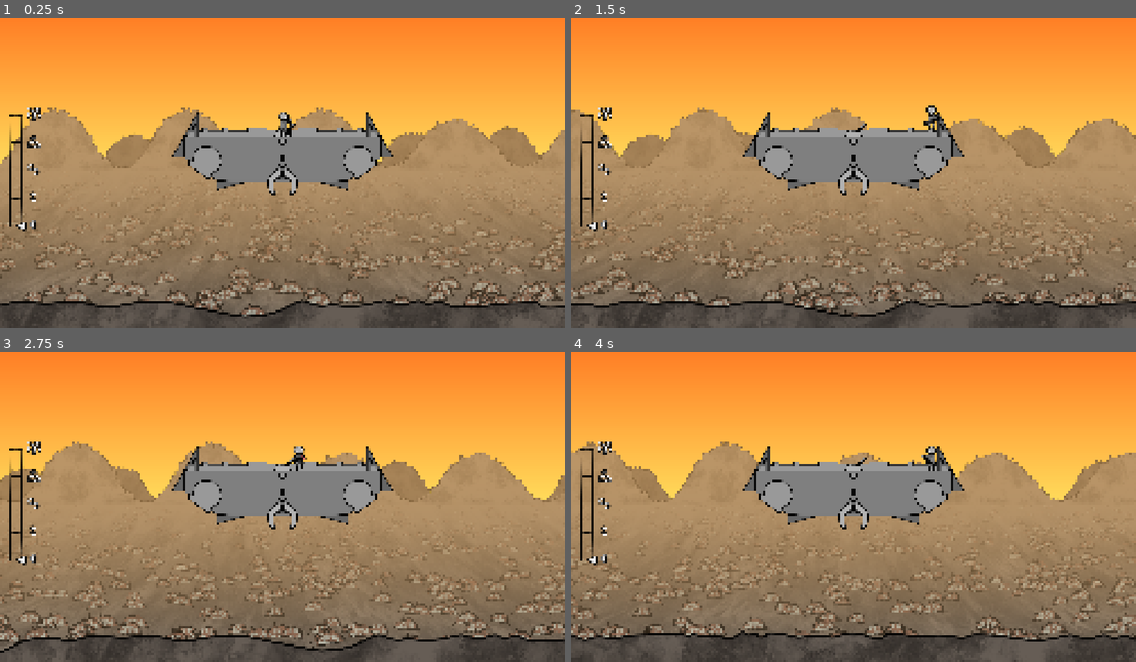
Above: before the commit, frames 1-4 (two rows, left to right).
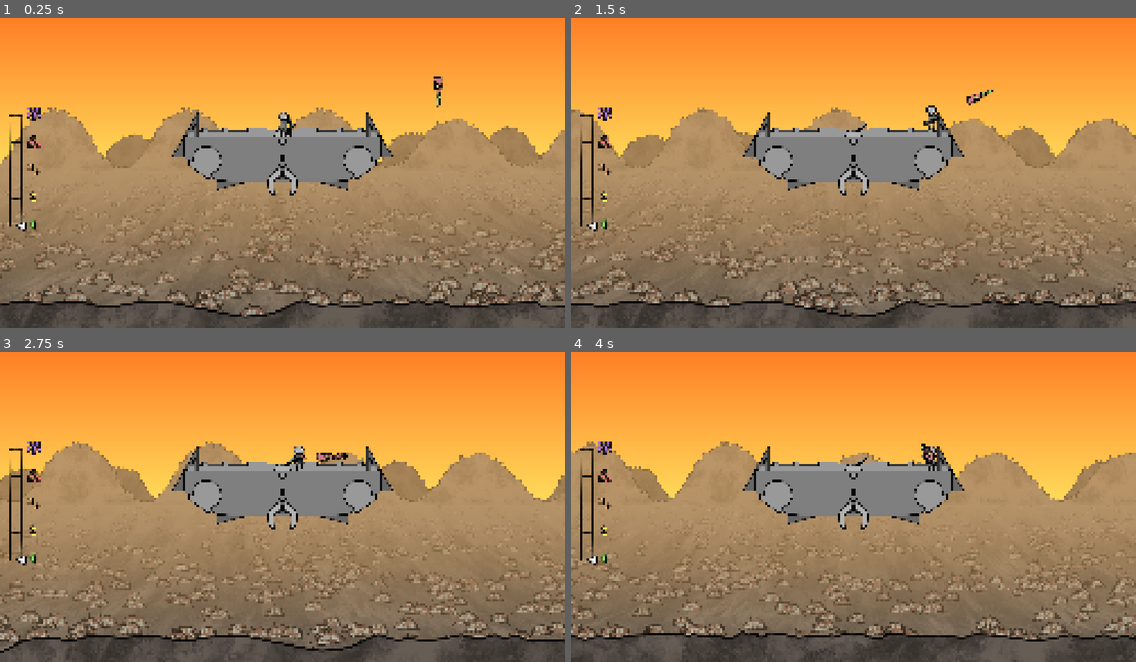
Above: after the commit, the same moments.

Repository: Syntinulls/Magnetide
Game: Godot game, scene res://_project/level/level.tscn
Two runs of this game, one before a commit and one after it. Both use one fixed random seed, a clock stepped at 60 frames per second and the inputs below. The engine's default icon, where the game draws it, is replaced by a stand-in: a white triangle on a blue panel in a dark square.
Inputs (mouse positions are in pixels of both pictures, inside the frame that each line leads up to):
- Up to frame 1 (0.25 s): no input
- Up to frame 2 (1.5 s): move the mouse to (977, 154) at 0.52 s; press the mouse at (977, 154) at 0.53 s; hold D (move_right) from 0.53 s (still down); tap Space (move_jump) at 0.77 s; tap Q (swap_weapon) at 0.8, 1.35 s; move the mouse to (740, 185) at 1.27 s; release the mouse at (740, 185) at 1.28 s
- Up to frame 3 (2.75 s): tap Space (move_jump) at 1.52 s; click (169, 519) at 1.55 s; move the mouse to (339, 432) at 2.02 s; release D (move_right) at 2.03 s; hold A (move_left) from 2.03 s (still down); hold E (interact) from 2.03 s (still down); tap Q (swap_weapon) at 2.3 s
- Up to frame 4 (4 s): move the mouse to (825, 565) at 2.77 s; release A (move_left) at 2.78 s; release E (interact) at 2.78 s; hold D (move_right) from 2.78 s (still down); click (825, 565) at 2.85 s; tap Space (move_jump) at 3.02, 3.77 s; move the mouse to (1023, 550) at 3.52 s; tap Q (swap_weapon) at 3.6 s

The runs differ from the first frame. In frame 1, 0.2% of the frame differs, in the area x 4-79%, y 18-69%; in frame 2, 0.2%; in frame 3, 0.2%, in the area x 4-62%, y 28-69%; in frame 4, 0.2%.

Commit message:
add enemy system with priority-based targeting, state machine (alive/attacking/dead), EnemyData resource for stats/animations, white flash damage feedback shader, health-based retargeting, worm enemy with attack/fly/dead sprites, and collision/detection range mechanics

Diff:
--- /dev/null
+++ b/_project/enemies/enemy.gd
@@ -0,0 +1,233 @@
+extends CharacterBody2D
+class_name Enemy
+
+signal died
+
+enum State { ALIVE, ATTACKING, DEAD }
+
+## Shared priority table mapping group names to priority values.
+## Higher value = higher priority target. Enemies prefer targets in
+## higher-priority groups when multiple are in detection range.
+const TARGET_PRIORITIES: Dictionary = {
+	"target_high": 100,
+	"target_medium": 50,
+	"target_low": 10,
+}
+
+@export var data: EnemyData
+
+var state: State = State.ALIVE
+var current_target: Node2D = null
+var current_health: float = 0.0
+
+var _attack_timer: float = 0.0
+var _death_timer: float = 0.0
+var _anim_timer: float = 0.0
+var _anim_frame: int = 0
+var _flash_tween: Tween = null
+
+@onready var sprite: Sprite2D = $Sprite
+@onready var collision_shape: CollisionShape2D = $CollisionShape2D
+
+
+func _ready() -> void:
+	add_to_group("enemies")
+	if not data:
+		push_warning("Enemy has no EnemyData assigned.")
+		return
+	current_health = data.max_health
+	_apply_data()
+
+
+func _physics_process(delta: float) -> void:
+	if not data:
+		return
+	match state:
+		State.ALIVE:
+			_process_alive(delta)
+		State.ATTACKING:
+			_process_attacking(delta)
+		State.DEAD:
+			_process_dead(delta)
+
+
+func _apply_data() -> void:
+	var shape := collision_shape.shape as CircleShape2D
+	if shape:
+		shape = shape.duplicate()
+		shape.radius = data.collision_radius
+		collision_shape.shape = shape
+	_set_animation(data.move_spritesheet, data.move_frames)
+
+
+# -- State Processing --------------------------------------------------------
+
+func _process_alive(delta: float) -> void:
+	_find_target()
+	if current_target and is_instance_valid(current_target):
+		var dist := global_position.distance_to(current_target.global_position)
+		if dist <= data.attack_range:
+			_enter_state(State.ATTACKING)
+			return
+		var direction := (current_target.global_position - global_position).normalized()
+		velocity = direction * data.movement_speed
+		_rotate_toward_target()
+	else:
+		velocity = Vector2.ZERO
+	_animate(delta, data.move_spritesheet, data.move_frames, data.move_fps)
+	move_and_slide()
+
+
+func _process_attacking(delta: float) -> void:
+	velocity = Vector2.ZERO
+	if not current_target or not is_instance_valid(current_target):
+		_enter_state(State.ALIVE)
+		return
+
+	# Retarget if health is low and a higher-priority target exists
+	if data.max_health > 0.0 and current_health / data.max_health <= data.retarget_health_ratio:
+		var better := _find_higher_priority_target()
+		if better:
+			current_target = better
+			_enter_state(State.ALIVE)
+			return
+
+	# Chase again if target left attack range (with small buffer)
+	var dist := global_position.distance_to(current_target.global_position)
+	if dist > data.attack_range * 1.5:
+		_enter_state(State.ALIVE)
+		return
+
+	_rotate_toward_target()
+	_attack_timer += delta
+	if _attack_timer >= data.attack_interval:
+		_attack_timer -= data.attack_interval
+		_deal_damage()
+	_animate(delta, data.attack_spritesheet, data.attack_frames, data.attack_fps)
+
+
+func _process_dead(delta: float) -> void:
+	velocity = Vector2.ZERO
+	_death_timer += delta
+	_animate(delta, data.death_spritesheet, data.death_frames, data.death_fps)
+	if _death_timer >= data.death_linger_time:
+		queue_free()
+
+
+func _enter_state(new_state: State) -> void:
+	state = new_state
+	_anim_frame = 0
+	_anim_timer = 0.0
+	match new_state:
+		State.ATTACKING:
+			_attack_timer = 0.0
+		State.DEAD:
+			_death_timer = 0.0
+			collision_shape.set_deferred("disabled", true)
+			_set_animation(data.death_spritesheet, data.death_frames)
+			died.emit()
+
+
+# -- Damage -------------------------------------------------------------------
+
+func take_damage(amount: float) -> void:
+	if state == State.DEAD:
+		return
+	current_health -= amount
+	_flash_white()
+	if current_health <= 0.0:
+		_enter_state(State.DEAD)
+
+
+func _flash_white() -> void:
+	if _flash_tween:
+		_flash_tween.kill()
+	var mat := sprite.material as ShaderMaterial
+	if mat:
+		mat.set_shader_parameter("flash_intensity", 1.0)
+		_flash_tween = create_tween()
+		_flash_tween.tween_property(mat, "shader_parameter/flash_intensity", 0.0, 0.15)
+
+
+func _deal_damage() -> void:
+	if current_target and current_target.has_method("take_damage"):
+		current_target.take_damage(data.damage)
+
+
+# -- Targeting ----------------------------------------------------------------
+
+func _find_target() -> void:
+	var best_target: Node2D = null
+	var best_priority: int = -1
+	var best_distance: float = INF
+
+	for group_name: String in TARGET_PRIORITIES:
+		var priority: int = TARGET_PRIORITIES[group_name]
+		for node: Node in get_tree().get_nodes_in_group(group_name):
+			if node is Node2D:
+				var dist := global_position.distance_to(node.global_position)
+				if dist <= data.detection_range:
+					if priority > best_priority or (priority == best_priority and dist < best_distance):
+						best_target = node as Node2D
+						best_priority = priority
+						best_distance = dist
+	current_target = best_target
+
+
+func _find_higher_priority_target() -> Node2D:
+	var current_pri := _get_target_priority(current_target)
+	var best_target: Node2D = null
+	var best_priority: int = current_pri
+	var best_distance: float = INF
+
+	for group_name: String in TARGET_PRIORITIES:
+		var priority: int = TARGET_PRIORITIES[group_name]
+		if priority <= current_pri:
+			continue
+		for node: Node in get_tree().get_nodes_in_group(group_name):
+			if node is Node2D:
+				var dist := global_position.distance_to(node.global_position)
+				if dist <= data.detection_range:
+					if priority > best_priority or (priority == best_priority and dist < best_distance):
+						best_target = node as Node2D
+						best_priority = priority
+						best_distance = dist
+	return best_target
+
+
+func _get_target_priority(target: Node2D) -> int:
+	if not target:
+		return -1
+	for group_name: String in TARGET_PRIORITIES:
+		if target.is_in_group(group_name):
+			return TARGET_PRIORITIES[group_name]
+	return -1
+
+
+# -- Animation ----------------------------------------------------------------
+
+func _set_animation(spritesheet: Texture2D, frames: int) -> void:
+	sprite.texture = spritesheet
+	sprite.hframes = frames
+	sprite.frame = 0
+	_anim_frame = 0
+	_anim_timer = 0.0
+
+
+func _animate(delta: float, spritesheet: Texture2D, frames: int, fps: float) -> void:
+	if sprite.texture != spritesheet:
+		_set_animation(spritesheet, frames)
+	if frames <= 1 or fps <= 0.0:
+		return
+	_anim_timer += delta
+	var frame_duration := 1.0 / fps
+	while _anim_timer >= frame_duration:
+		_anim_timer -= frame_duration
+		_anim_frame = (_anim_frame + 1) % frames
+	sprite.frame = _anim_frame
+
+
+func _rotate_toward_target() -> void:
+	if current_target and is_instance_valid(current_target):
+		var angle := global_position.angle_to_point(current_target.global_position)
+		rotation = angle + PI / 2.0
--- /dev/null
+++ b/_project/enemies/enemy.tscn
@@ -0,0 +1,22 @@
+[gd_scene format=3]
+
+[ext_resource type="Script" path="res://_project/enemies/enemy.gd" id="1_script"]
+[ext_resource type="Shader" path="res://_project/enemies/enemy_flash.gdshader" id="2_shader"]
+
+[sub_resource type="ShaderMaterial" id="ShaderMaterial_flash"]
+shader = ExtResource("2_shader")
+shader_parameter/flash_intensity = 0.0
+
+[sub_resource type="CircleShape2D" id="CircleShape2D_enemy"]
+radius = 20.0
+
+[node name="Enemy" type="CharacterBody2D"]
+collision_layer = 4
+collision_mask = 4
+script = ExtResource("1_script")
+
+[node name="Sprite" type="Sprite2D" parent="."]
+material = SubResource("ShaderMaterial_flash")
+
+[node name="CollisionShape2D" type="CollisionShape2D" parent="."]
+shape = SubResource("CircleShape2D_enemy")
--- /dev/null
+++ b/_project/enemies/enemy_data.gd
@@ -0,0 +1,39 @@
+extends Resource
+class_name EnemyData
+
+@export var enemy_name: String = ""
+
+@export_group("Stats")
+## Maximum health points.
+@export var max_health: float = 50.0
+## Damage dealt per attack hit.
+@export var damage: float = 5.0
+## Movement speed in pixels per second.
+@export var movement_speed: float = 100.0
+## Maximum distance at which the enemy can detect targets.
+@export var detection_range: float = 500.0
+## Distance at which the enemy stops moving and begins attacking.
+@export var attack_range: float = 50.0
+## Seconds between each attack hit while in range.
+@export var attack_interval: float = 1.0
+## Health ratio (0-1) at which the enemy may retarget to a higher-priority node.
+@export var retarget_health_ratio: float = 0.3
+## Seconds the corpse lingers after death before being freed.
+@export var death_linger_time: float = 1.5
+## Radius of the collision circle.
+@export var collision_radius: float = 20.0
+
+@export_group("Move Animation")
+@export var move_spritesheet: Texture2D
+@export var move_frames: int = 1
+@export var move_fps: float = 8.0
+
+@export_group("Attack Animation")
+@export var attack_spritesheet: Texture2D
+@export var attack_frames: int = 1
+@export var attack_fps: float = 8.0
+
+@export_group("Death Animation")
+@export var death_spritesheet: Texture2D
+@export var death_frames: int = 1
+@export var death_fps: float = 1.0
--- /dev/null
+++ b/_project/enemies/enemy_flash.gdshader
@@ -0,0 +1,11 @@
+shader_type canvas_item;
+render_mode blend_premul_alpha;
+
+uniform float flash_intensity : hint_range(0.0, 1.0) = 0.0;
+
+void fragment() {
+	vec4 tex_color = texture(TEXTURE, UV);
+	vec3 white = vec3(tex_color.a);
+	tex_color.rgb = mix(tex_color.rgb, white, flash_intensity);
+	COLOR = tex_color;
+}
--- /dev/null
+++ b/_project/enemies/worm/worm_data.tres
@@ -0,0 +1,17 @@
+[gd_resource type="Resource" script_class="EnemyData" format=3 uid="uid://cn0vfgi3l8a37"]
+
+[ext_resource type="Script" uid="uid://uiieqdlx023s" path="res://_project/enemies/enemy_data.gd" id="1_script"]
+[ext_resource type="Texture2D" uid="uid://cigcfq2dv8fo2" path="res://_project/enemies/worm/sprites/worm_fly.png" id="2_fly"]
+[ext_resource type="Texture2D" uid="uid://07tc0hpe8u0j" path="res://_project/enemies/worm/sprites/worm_attack.png" id="3_attack"]
+[ext_resource type="Texture2D" uid="uid://hugggu6ui3tu" path="res://_project/enemies/worm/sprites/worm_dead.png" id="4_dead"]
+
+[resource]
+script = ExtResource("1_script")
+enemy_name = "Worm"
+max_health = 30.0
+movement_speed = 300.0
+move_spritesheet = ExtResource("2_fly")
+move_frames = 4
+attack_spritesheet = ExtResource("3_attack")
+attack_frames = 4
+death_spritesheet = ExtResource("4_dead")
--- a/_project/level/level.tscn
+++ b/_project/level/level.tscn
@@ -9,8 +9,10 @@
 [ext_resource type="PackedScene" uid="uid://dship00001" path="res://_project/ship/ship.tscn" id="9_rr5ri"]
 [ext_resource type="PackedScene" uid="uid://dplayer00001" path="res://_project/player/player.tscn" id="10_5p64y"]
 [ext_resource type="PackedScene" uid="uid://b515agjrpm56a" path="res://_project/ship/magnet/minigame/magnet_minigame.tscn" id="11_minigame"]
+[ext_resource type="PackedScene" path="res://_project/enemies/enemy.tscn" id="12_0ditq"]
 [ext_resource type="PackedScene" uid="uid://4p6nir6m115b" path="res://_project/ui/game_ui.tscn" id="12_game_ui"]
-[ext_resource type="Script" path="res://_project/level/threat/threat_manager.gd" id="13_threat"]
+[ext_resource type="Resource" uid="uid://cn0vfgi3l8a37" path="res://_project/enemies/worm/worm_data.tres" id="13_12w7p"]
+[ext_resource type="Script" uid="uid://buauinykkgst" path="res://_project/level/threat/threat_manager.gd" id="13_threat"]
 
 [sub_resource type="Gradient" id="Gradient_bg"]
 colors = PackedColorArray(1, 0.482, 0.137, 1, 1, 0.894, 0.376, 1)
@@ -111,5 +113,10 @@
 [node name="GameUI" parent="UICanvas/UIRoot" unique_id=1979352710 instance=ExtResource("12_game_ui")]
 layout_mode = 1
 
-[node name="ThreatManager" type="Node" parent="."]
+[node name="ThreatManager" type="Node" parent="." unique_id=1026313138]
 script = ExtResource("13_threat")
+
+[node name="Enemy" parent="." unique_id=45131909 instance=ExtResource("12_0ditq")]
+position = Vector2(1985, 365)
+motion_mode = 1
+data = ExtResource("13_12w7p")
--- a/_project/level/threat/threat_ui.gd
+++ b/_project/level/threat/threat_ui.gd
@@ -1,10 +1,19 @@
 extends Control
 class_name ThreatUI
+
+const LEVEL_COLORS: Array[Color] = [
+	Color("9bff63"),  # 0
+	Color("ffee63"),  # 1
+	Color("ffba74"),  # 2
+	Color("ff7c7c"),  # 3
+	Color("be7cff"),  # 4
+]
 
 @onready var _bar: TextureProgressBar = $Bar
 @onready var _ticker: Node2D = $Ticker
 
 var _threat_manager: ThreatManager = null
+var _current_level: int = 0
 var _ticker_bottom_y: float = 0.0
 var _ticker_top_y: float = 0.0
 
@@ -16,6 +25,7 @@
 	_ticker_bottom_y = half_height + offset_y
 	_ticker_top_y = -half_height + offset_y
 	_bar.max_value = ThreatManager.MAX_THREAT
+	_update_bar_color()
 	_update_display(0.0)
 	call_deferred("_connect_threat_manager")
 
@@ -24,10 +34,21 @@
 	if Magnetide and Magnetide.level and "threat" in Magnetide.level and Magnetide.level.threat:
 		_threat_manager = Magnetide.level.threat
 		_threat_manager.threat_changed.connect(_on_threat_changed)
+		_threat_manager.threat_level_changed.connect(_on_threat_level_changed)
 
 
 func _on_threat_changed(new_value: float) -> void:
 	_update_display(new_value)
+
+
+func _on_threat_level_changed(new_level: int) -> void:
+	_current_level = new_level
+	_update_bar_color()
+
+
+func _update_bar_color() -> void:
+	if _bar:
+		_bar.tint_progress = LEVEL_COLORS[_current_level]
 
 
 func _update_display(threat: float) -> void:
--- a/_project/level/threat/threat_ui.tscn
+++ b/_project/level/threat/threat_ui.tscn
@@ -49,6 +49,7 @@
 position = Vector2(88, 250)
 
 [node name="Color" type="Sprite2D" parent="Icons/Icon0" unique_id=1961168236]
+modulate = Color(0.608, 1, 0.388, 1)
 texture = ExtResource("6_icon0_color")
 
 [node name="Shape" type="Sprite2D" parent="Icons/Icon0" unique_id=398649204]
@@ -58,6 +59,7 @@
 position = Vector2(88, 125)
 
 [node name="Color" type="Sprite2D" parent="Icons/Icon1" unique_id=1510758125]
+modulate = Color(1, 0.933, 0.388, 1)
 texture = ExtResource("8_icon1_color")
 
 [node name="Shape" type="Sprite2D" parent="Icons/Icon1" unique_id=297932390]
@@ -67,6 +69,7 @@
 position = Vector2(88, 0)
 
 [node name="Color" type="Sprite2D" parent="Icons/Icon2" unique_id=1907376357]
+modulate = Color(1, 0.729, 0.455, 1)
 texture = ExtResource("10_icon2_color")
 
 [node name="Shape" type="Sprite2D" parent="Icons/Icon2" unique_id=1105154129]
@@ -76,6 +79,7 @@
 position = Vector2(88, -125)
 
 [node name="Color" type="Sprite2D" parent="Icons/Icon3" unique_id=2068336349]
+modulate = Color(1, 0.486, 0.486, 1)
 texture = ExtResource("12_icon3_color")
 
 [node name="Shape" type="Sprite2D" parent="Icons/Icon3" unique_id=512332997]
@@ -85,6 +89,7 @@
 position = Vector2(88, -250)
 
 [node name="Color" type="Sprite2D" parent="Icons/Icon4" unique_id=518409727]
+modulate = Color(0.745, 0.486, 1, 1)
 texture = ExtResource("14_icon4_color")
 
 [node name="Shape" type="Sprite2D" parent="Icons/Icon4" unique_id=599271107]
--- a/_project/player/bullet.gd
+++ b/_project/player/bullet.gd
@@ -4,9 +4,18 @@
 @export var lifetime: float = 3.0
 
 var direction: Vector2 = Vector2.RIGHT
+var damage: float = 10.0
 
 func _ready() -> void:
+	body_entered.connect(_on_body_entered)
 	get_tree().create_timer(lifetime).timeout.connect(queue_free)
+	rotation = direction.angle() + PI / 2.0
+
+
+func _on_body_entered(body: Node2D) -> void:
+	if body.has_method("take_damage"):
+		body.take_damage(damage)
+		queue_free()
 
 func _physics_process(delta: float) -> void:
 	position += direction * speed * delta
--- a/_project/player/bullet.tscn
+++ b/_project/player/bullet.tscn
@@ -7,12 +7,12 @@
 size = Vector2(32, 12)
 
 [node name="Bullet" type="Area2D" unique_id=126119541]
+collision_layer = 2
+collision_mask = 4
 script = ExtResource("2_script")
 speed = 1800.0
 
 [node name="Sprite2D" type="Sprite2D" parent="." unique_id=1967103534]
-modulate = Color(1, 0.95, 0, 1)
-scale = Vector2(0.25, 0.09375)
 texture = ExtResource("1_icon")
 
 [node name="CollisionShape2D" type="CollisionShape2D" parent="." unique_id=1929668827]
--- a/_project/player/player.gd
+++ b/_project/player/player.gd
@@ -6,9 +6,9 @@
 @export var speed: float = 400.0
 @export var jump_velocity: float = -600.0
 @export var gravity: float = 1600.0
+@export var weapon: WeaponData
 
 const BulletScene: PackedScene = preload("res://_project/player/bullet.tscn")
-const GunTexture: Texture2D = preload("res://_project/player/guy_gun.png")
 const MagnetGunTexture: Texture2D = preload("res://_project/player/guy_magnetgun.png")
 const MagnetEffectTexture: Texture2D = preload("res://icon.svg")
 
@@ -16,14 +16,17 @@
 var facing_right: bool = false
 var current_weapon: Weapon = Weapon.GUN
 var magnet_effect: Sprite2D = null
+var _fire_cooldown: float = 0.0
 
 @onready var body_sprite: Sprite2D = $BodySprite
 @onready var arm_sprite: Sprite2D = $ArmSprite
-@onready var gun_sprite: Sprite2D = $ArmSprite/Gun
-@onready var muzzle: Marker2D = $ArmSprite/Gun/Muzzle
+@onready var weapon_sprite: Sprite2D = $ArmSprite/Weapon
+@onready var muzzle: Marker2D = $ArmSprite/Weapon/Muzzle
 
 
 func _ready() -> void:
+	if weapon and weapon.weapon_sprite:
+		weapon_sprite.texture = weapon.weapon_sprite
 	# Initialize facing based on current mouse position
 	var mouse_pos := get_global_mouse_position()
 	var mouse_is_right := mouse_pos.x > global_position.x
@@ -32,26 +35,26 @@
 
 const ARM_OFFSET_X: float = -13.585
 const ARM_POSITION_X: float = 12.56
-const GUN_OFFSET_X: float = -15.125
-const GUN_ROTATION: float = -0.14660765
-const MUZZLE_POSITION_X: float = -55.915
 
 
 func _apply_facing(new_facing_right: bool) -> void:
 	facing_right = new_facing_right
 	body_sprite.flip_h = facing_right
 	arm_sprite.flip_h = facing_right
-	gun_sprite.flip_h = facing_right
+	weapon_sprite.flip_h = facing_right
 	# Negate x-offset and x-position when flipped to keep pivot point correct
 	var offset_mult := -1.0 if facing_right else 1.0
 	arm_sprite.offset.x = ARM_OFFSET_X * offset_mult
 	arm_sprite.position.x = ARM_POSITION_X * offset_mult
-	gun_sprite.offset.x = GUN_OFFSET_X * offset_mult
-	gun_sprite.rotation = GUN_ROTATION * offset_mult
-	muzzle.position.x = MUZZLE_POSITION_X * offset_mult
+	if weapon:
+		weapon_sprite.offset = Vector2(weapon.weapon_offset.x * offset_mult, weapon.weapon_offset.y)
+		weapon_sprite.rotation = weapon.weapon_rotation * offset_mult
+		muzzle.position = Vector2(weapon.muzzle_position.x * offset_mult, weapon.muzzle_position.y)
 
 
 func _physics_process(delta: float) -> void:
+	if _fire_cooldown > 0.0:
+		_fire_cooldown -= delta
 	if input_enabled:
 		var mouse_pos := get_global_mouse_position()
 
@@ -82,7 +85,7 @@
 
 		match current_weapon:
 			Weapon.GUN:
-				if Input.is_action_just_pressed("shoot"):
+				if Input.is_action_pressed("shoot") and _fire_cooldown <= 0.0:
 					shoot()
 			Weapon.MAGNET_GUN:
 				if Input.is_action_just_pressed("shoot"):
@@ -106,18 +109,25 @@
 func swap_weapon() -> void:
 	if current_weapon == Weapon.GUN:
 		current_weapon = Weapon.MAGNET_GUN
-		gun_sprite.texture = MagnetGunTexture
+		weapon_sprite.texture = MagnetGunTexture
 	else:
 		current_weapon = Weapon.GUN
-		gun_sprite.texture = GunTexture
+		if weapon and weapon.weapon_sprite:
+			weapon_sprite.texture = weapon.weapon_sprite
 		stop_magnetize()
 
 
 func shoot() -> void:
+	if not weapon:
+		return
+	_fire_cooldown = 1.0 / weapon.fire_rate
 	var bullet := BulletScene.instantiate()
 	bullet.global_position = muzzle.global_position
 	bullet.direction = (get_global_mouse_position() - global_position).normalized()
-	bullet.rotation = bullet.direction.angle()
+	bullet.damage = weapon.damage
+	bullet.speed = weapon.bullet_speed
+	if weapon.bullet_sprite:
+		bullet.get_node("Sprite2D").texture = weapon.bullet_sprite
 	get_tree().current_scene.add_child(bullet)
 
 
--- a/_project/player/player.tscn
+++ b/_project/player/player.tscn
@@ -1,15 +1,17 @@
 [gd_scene format=3 uid="uid://dplayer00001"]
 
 [ext_resource type="Script" uid="uid://b1dkmgbfujbh4" path="res://_project/player/player.gd" id="2_script"]
+[ext_resource type="Resource" uid="uid://co3cc0u82ptt3" path="res://_project/player/weapons/rifle/rifle.tres" id="2_unxfp"]
 [ext_resource type="Texture2D" uid="uid://dn7ayr3n1snet" path="res://_project/player/guy_body.png" id="3_body"]
 [ext_resource type="Texture2D" uid="uid://daab7lsv5ofoo" path="res://_project/player/guy_arm.png" id="4_arm"]
-[ext_resource type="Texture2D" uid="uid://dw3tx5nn36drf" path="res://_project/player/guy_gun.png" id="5_gun"]
+[ext_resource type="Texture2D" uid="uid://dw3tx5nn36drf" path="res://_project/player/weapons/rifle/rifle.png" id="5_gun"]
 
 [sub_resource type="RectangleShape2D" id="RectangleShape2D_player"]
 size = Vector2(52, 112)
 
-[node name="Player" type="CharacterBody2D" unique_id=1017700510]
+[node name="Player" type="CharacterBody2D" unique_id=1017700510 groups=["target_high"]]
 script = ExtResource("2_script")
+weapon = ExtResource("2_unxfp")
 
 [node name="BodySprite" type="Sprite2D" parent="." unique_id=148419492]
 texture = ExtResource("3_body")
@@ -23,12 +25,12 @@
 texture = ExtResource("4_arm")
 offset = Vector2(-13.585, 8.13)
 
-[node name="Gun" type="Sprite2D" parent="ArmSprite" unique_id=1625981676]
+[node name="Weapon" type="Sprite2D" parent="ArmSprite" unique_id=1625981676]
 show_behind_parent = true
 position = Vector2(-2.485, 15.465)
 rotation = -0.14660765
 texture = ExtResource("5_gun")
 offset = Vector2(-15.125, 0.39)
 
-[node name="Muzzle" type="Marker2D" parent="ArmSprite/Gun" unique_id=1724757782]
+[node name="Muzzle" type="Marker2D" parent="ArmSprite/Weapon" unique_id=1724757782]
 position = Vector2(-55.915, -4.695)
--- /dev/null
+++ b/_project/player/weapon_data.gd
@@ -0,0 +1,14 @@
+extends Resource
+class_name WeaponData
+
+@export var weapon_name: String = ""
+@export var damage: float = 10.0
+@export var fire_rate: float = 5.0
+@export var bullet_speed: float = 1800.0
+@export var weapon_sprite: Texture2D
+@export var bullet_sprite: Texture2D
+
+@export_group("Positioning")
+@export var weapon_offset: Vector2 = Vector2(-15.125, 0.0)
+@export var weapon_rotation: float = -0.14660765
+@export var muzzle_position: Vector2 = Vector2(-55.915, -4.695)
--- /dev/null
+++ b/_project/player/weapons/rifle/rifle.tres
@@ -0,0 +1,11 @@
+[gd_resource type="Resource" script_class="WeaponData" format=3 uid="uid://co3cc0u82ptt3"]
+
+[ext_resource type="Texture2D" uid="uid://3bx0akmn8eib" path="res://_project/player/weapons/rifle/bullet_1.png" id="1_pxyta"]
+[ext_resource type="Script" uid="uid://disu6sbcbpkf2" path="res://_project/player/weapon_data.gd" id="2_0ot25"]
+[ext_resource type="Texture2D" uid="uid://dw3tx5nn36drf" path="res://_project/player/weapons/rifle/rifle.png" id="3_vl06k"]
+
+[resource]
+script = ExtResource("2_0ot25")
+weapon_name = "Rifle"
+weapon_sprite = ExtResource("3_vl06k")
+bullet_sprite = ExtResource("1_pxyta")
--- a/project.godot
+++ b/project.godot
@@ -26,6 +26,10 @@
 window/size/window_width_override=1280
 window/size/window_height_override=720
 window/stretch/mode="canvas_items"
+
+[global_group]
+
+target_high=""
 
 [importer_defaults]
 
@@ -84,6 +88,11 @@
 "events": [Object(InputEventKey,"resource_local_to_scene":false,"resource_name":"","device":-1,"window_id":0,"alt_press …(192 unchanged characters)…
 ]
 }
+<<<<<<<Updatedupstreamswap_weapon={
+"deadzone": 0.2,
+"events": [Object(InputEventKey,"resource_local_to_scene":false,"resource_name":"","device":-1,"window_id":0,"alt_pressed":false,"shift_pressed":false,"ctrl_pressed":false,"meta_pressed":false,"pressed":false,"keycode":0,"physical_keycode":81,"key_label":0,"unicode":113,"location":0,"echo":false,"script":null)
+]
+}
 swap_weapon={
 "deadzone": 0.2,
 "events": [Object(InputEventKey,"resource_local_to_scene":false,"resource_name":"","device":-1,"window_id":0,"alt_press …(192 unchanged characters)…
Not shown, added: _project/enemies/enemy.gd.uid
Not shown, added: _project/enemies/enemy_data.gd.uid
Not shown, added: _project/enemies/enemy_flash.gdshader.uid
Binary file added: _project/enemies/worm/sprites/worm_attack.png
Not shown, added: _project/enemies/worm/sprites/worm_attack.png.import
Binary file added: _project/enemies/worm/sprites/worm_dead.png
Not shown, added: _project/enemies/worm/sprites/worm_dead.png.import
Binary file added: _project/enemies/worm/sprites/worm_fly.png
Not shown, changed: _project/enemies/worm/sprites/worm_fly.png.import
Not shown, added: _project/player/weapon_data.gd.uid
Binary file added: _project/player/weapons/rifle/bullet_1.png
Not shown, added: _project/player/weapons/rifle/bullet_1.png.import
(and 2 more such lines)
